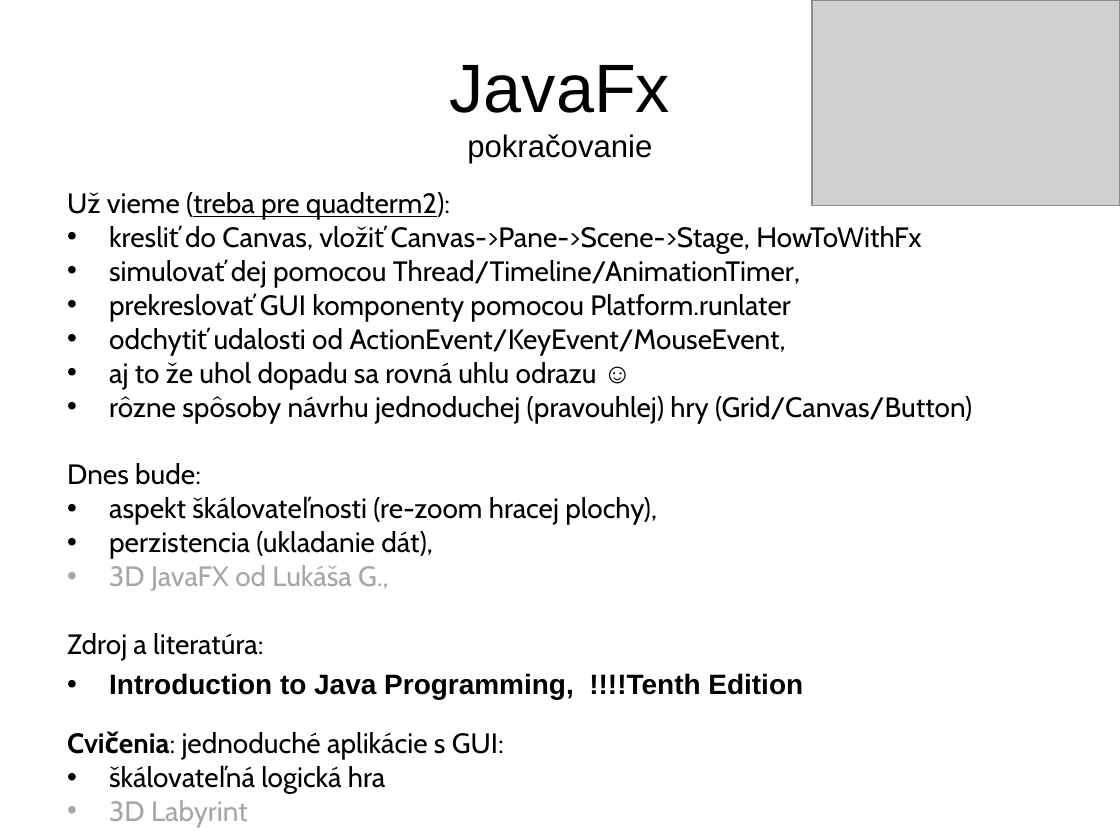
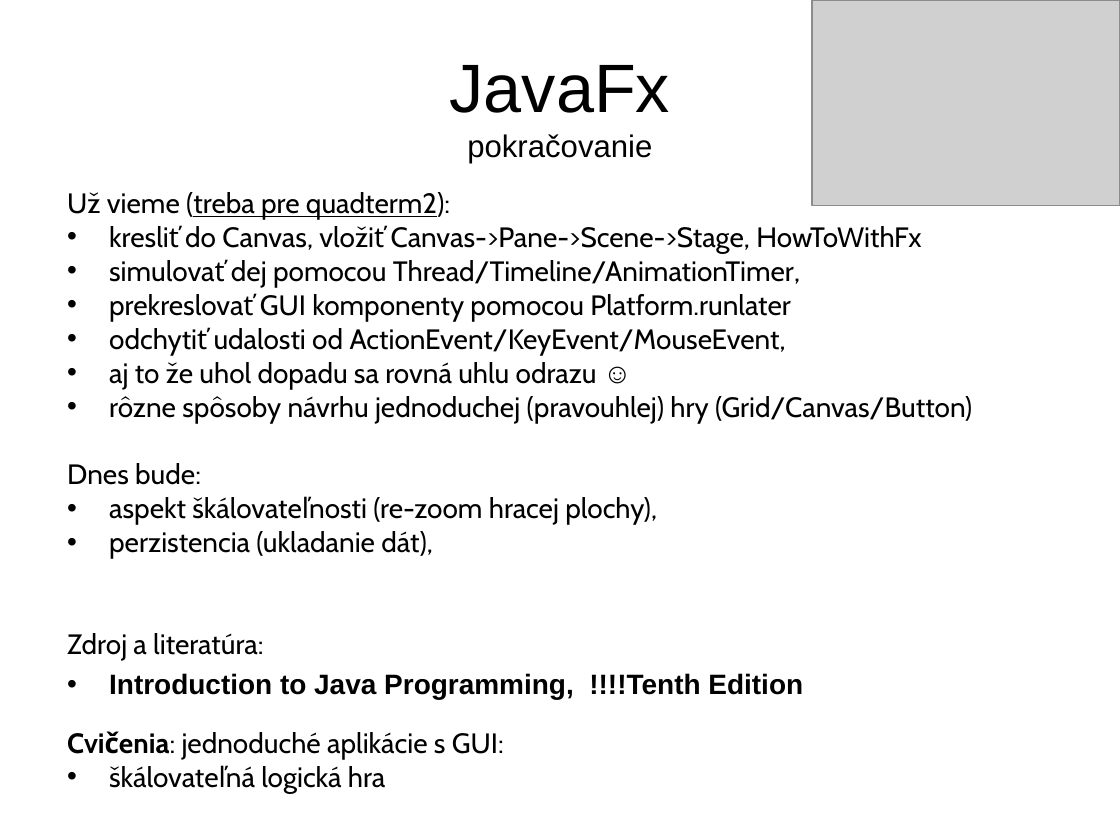
Before and after one commit to Programovanie4/Prednasky, a slide deck: slide 1 of 12/12_java.ppt. Drawn at 1120x840 pixels with LibreOffice and Linux fonts; fonts in the diff are those of the drawing; grey boxes stand for pictures. Boxes give left, top, right and bottom in pixels: in the first picture for what was removed or moved away, otherwise in the second. Text is boxed around its words. In the diff, an @@ line names an element or a change of style, - is before the commit and + after.

```diff
--- a/12/12_java.ppt
+++ b/12/12_java.ppt
@@ text at (x1=109, y1=565, x2=389, y2=591): paragraph removed @@
-• 3D JavaFX od Lukáša G.,
@@ text at (x1=109, y1=800, x2=248, y2=828): paragraph removed @@
-• 3D Labyrint
```
Also in this commit, not shown: 1 other slide changed, 2 slides removed, 4 other files.
